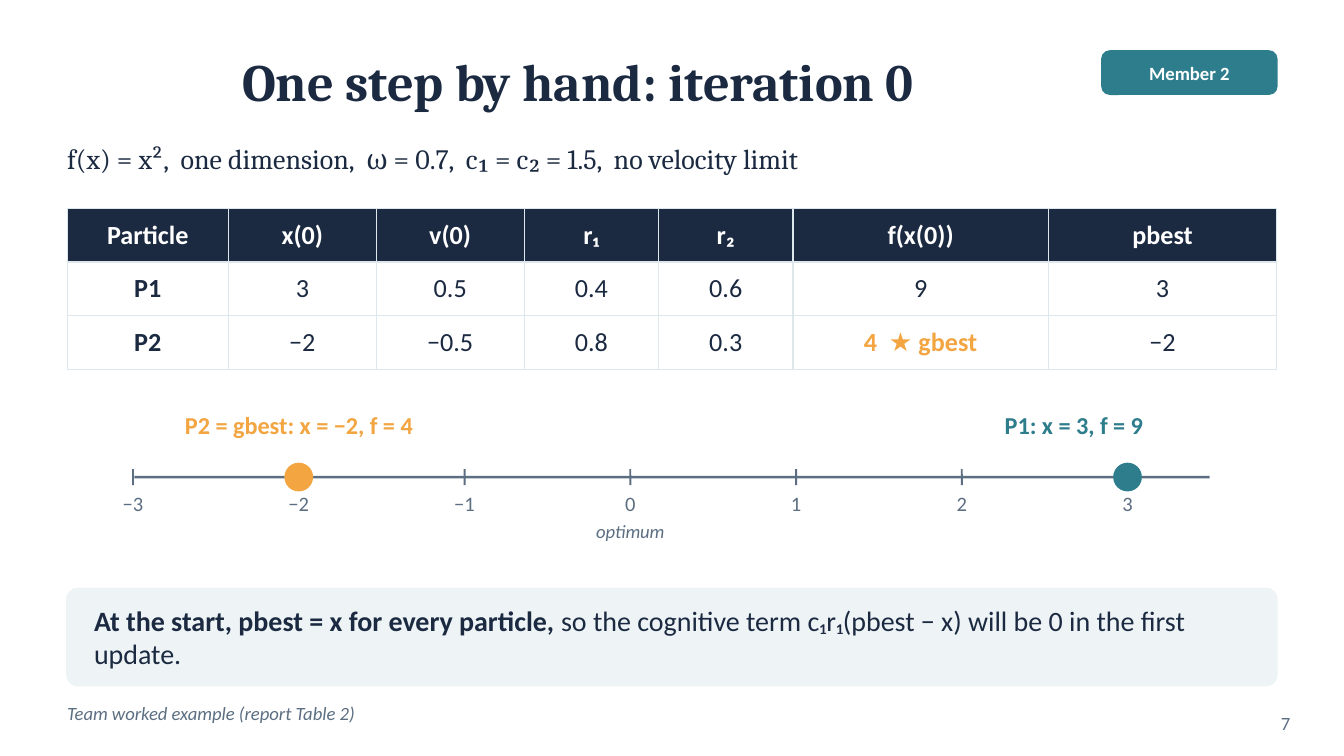
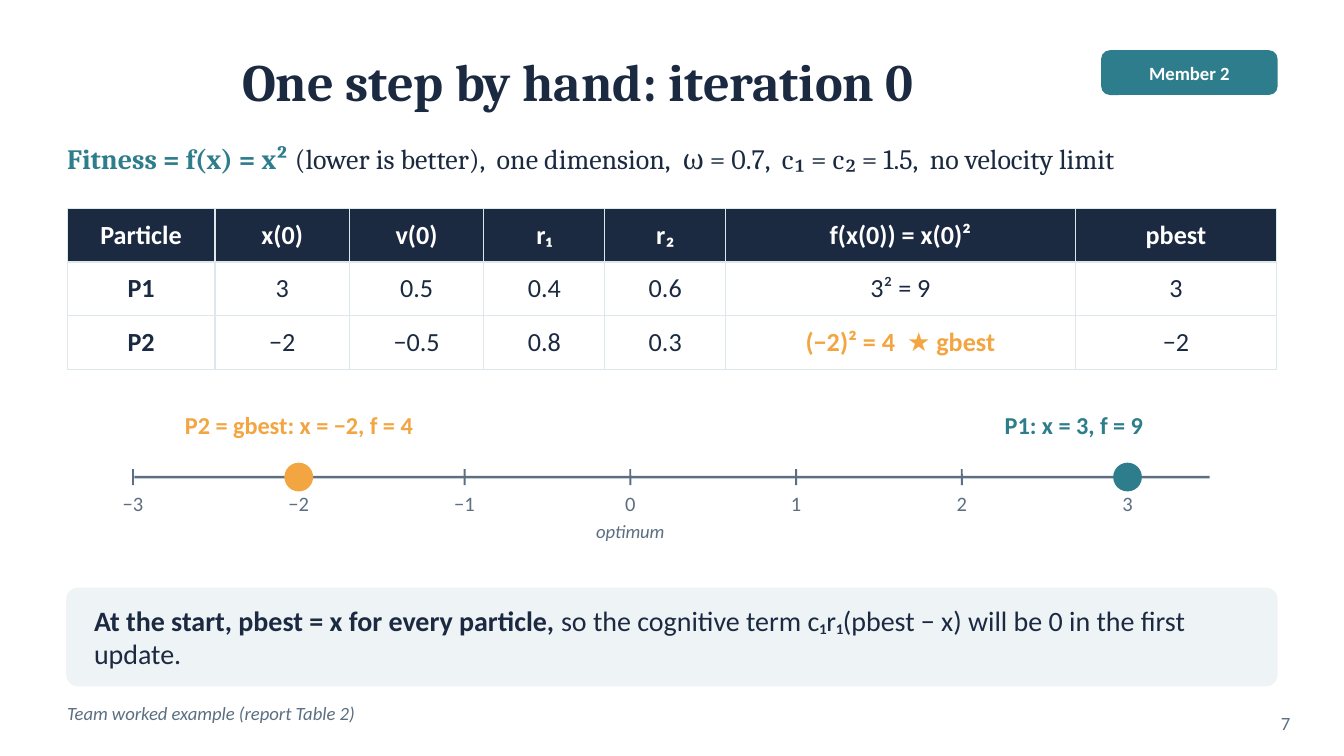
Before and after one commit to huynhhuuphucminh/Seminar-AI, a slide deck: slide 7 of slides/Slide_Seminar_PSO.pptx. Drawn at 1344x756 pixels with LibreOffice and Linux fonts; fonts in the diff are those of the drawing. Boxes give left, top, right and bottom in pixels: in the first picture for what was removed or moved away, otherwise in the second. Text is boxed around its words. In the diff, an @@ line names an element or a change of style, - is before the commit and + after.

```diff
--- a/slides/Slide_Seminar_PSO.pptx
+++ b/slides/Slide_Seminar_PSO.pptx
@@ text at <box>67,146,1114,175</box>: text changed @@
-f(x) = x², one dimension, ω = 0.7, c₁ = c₂ = 1.5, no velocity limit
+Fitness = f(x) = x² (lower is better), one dimension, ω = 0.7, c₁ = c₂ = 1.5, no velocity limit
@@ table at <box>67,208,1277,360</box> @@
-row 1, column 6: f(x(0))
+row 1, column 6: f(x(0)) = x(0)²
-row 2, column 6: 9
+row 2, column 6: 3² = 9
-row 3, column 6: 4 ★ gbest
+row 3, column 6: (−2)² = 4 ★ gbest
```
Also in this commit, not shown: 2 other slides changed, 3 other files.
